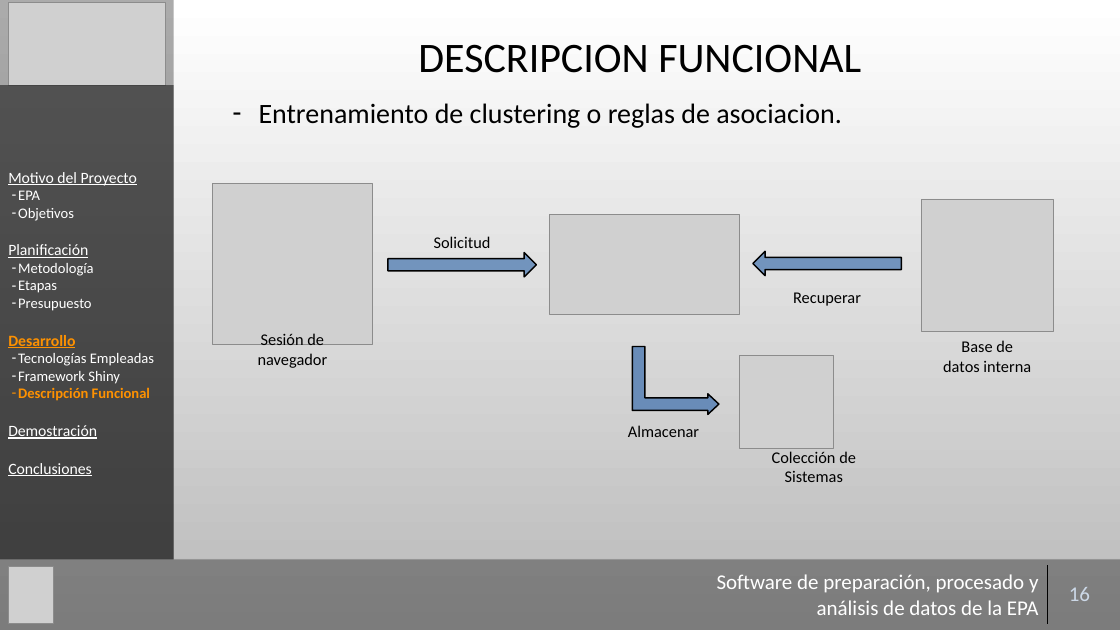
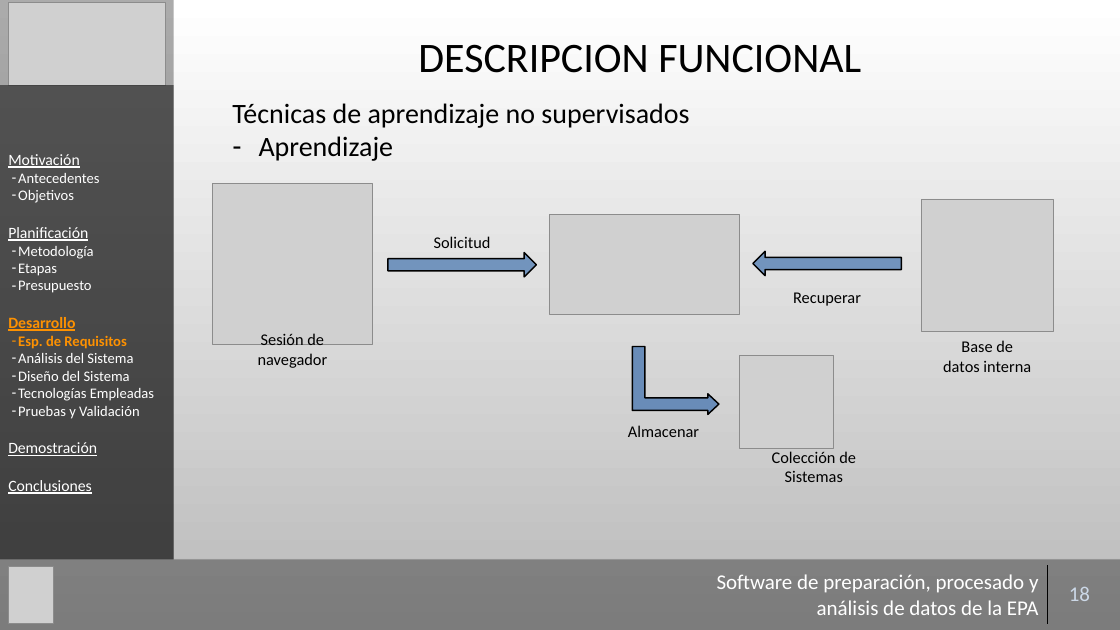
Before and after one commit to Gaulent/epa_explorer, a slide deck: slide 18 of mem/presentacion.pptx (slide 16 before the commit). Drawn at 1120x630 pixels with LibreOffice and Linux fonts; fonts in the diff are those of the drawing; grey boxes stand for pictures; background and template pictures are left out. Boxes give left, top, right and bottom in pixels: in the first picture for what was removed or moved away, otherwise in the second. Text is boxed around its words. In the diff, an @@ line names an element or a change of style, - is before the commit and + after.

```diff
--- a/mem/presentacion.pptx
+++ b/mem/presentacion.pptx
@@ text at bbox=[232, 103, 689, 161]: text changed @@
-– Entrenamiento de clustering o reglas de asociacion.
+Técnicas de aprendizaje no supervisados
+– Aprendizaje
@@ text in rectangle at bbox=[8, 154, 99, 183]: text changed; size 13.5 to 12.5 pt @@
-Motivo del Proyecto
-– EPA
+Motivación
+– Antecedentes
@@ text in rectangle at bbox=[18, 336, 133, 381]: paragraphs added @@
+– Esp. de Requisitos
+– Análisis del Sistema
+– Diseño del Sistema
@@ text in rectangle at bbox=[18, 406, 140, 419]: text changed; text colour #FD9101 to #FFFFFF; bold off @@
-– Framework Shiny
-– Descripción Funcional
+– Pruebas y Validación
@@ table at bbox=[705, 565, 1112, 624] @@
-row 1, column 2: 16
+row 1, column 2: 18
```
Also in this commit, not shown: 29 other slides changed, 13 slides added, 3 other files.
